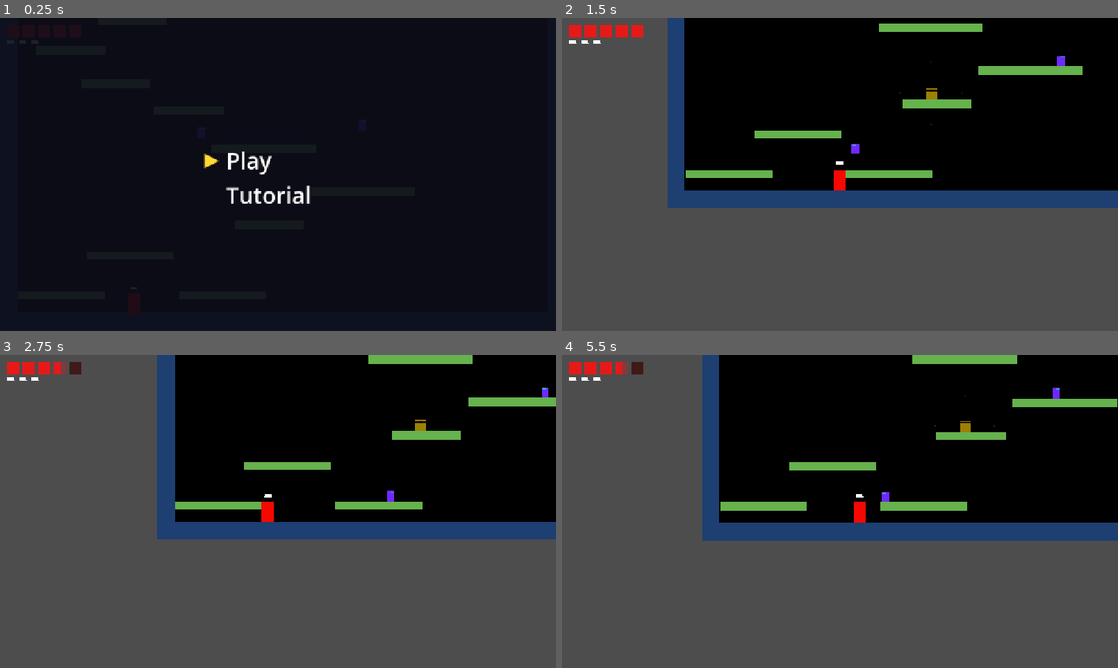
Above: before the commit, frames 1-4 (two rows, left to right).
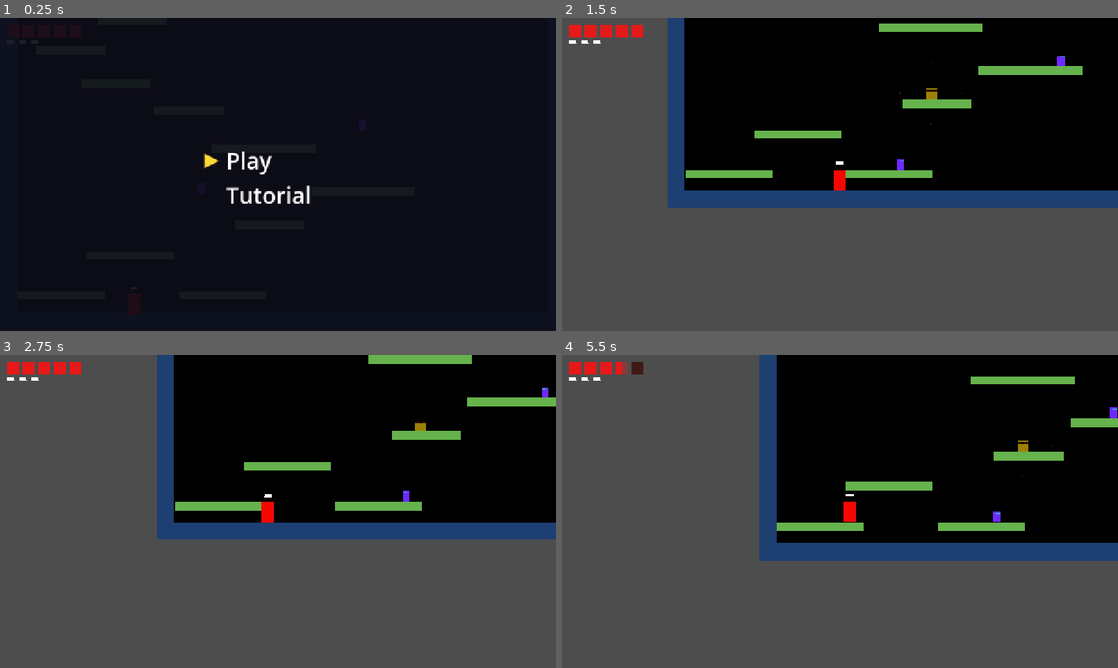
Above: after the commit, the same moments.

Repository: danngreen/fuzzy-world-2.0
Game: Godot game, scene res://scenes/main.tscn
The game is run twice, just before and just after one commit, with the same random seed, the same clock (stepped at 60 frames per second) and the same inputs.
Inputs:
- Up to frame 1 (0.25 s): no input
- Up to frame 2 (1.5 s): tap Enter at 0.5 s; hold Right (move_right) from 0.53 s (still down); tap Space (jump) at 0.77 s
- Up to frame 3 (2.75 s): tap Space (jump) at 1.52 s; release Right (move_right) at 2.03 s; hold Left (move_left) from 2.03 s (still down)
- Up to frame 4 (5.5 s): release Left (move_left) at 2.78 s; hold Right (move_right) 2.78-4.28 s; tap Space (jump) at 3.02, 3.77, 4.52 s; hold Left (move_left) 4.28-5.03 s; hold Right (move_right) from 5.03 s (still down)

The runs differ from the first frame. In frame 2, less than 0.1% of the frame differs, in the area x 52-62%, y 40-49%; in frame 3, 0.7%; in frame 4, 20%, in the area x 25-100%, y 0-66%.

Commit message:
Update levels

Diff:
--- a/scenes/level/level_01.tscn
+++ b/scenes/level/level_01.tscn
@@ -108,7 +108,7 @@
 platform_color = Color(0.113725, 0.247059, 0.447059, 1)
 
 [node name="PatrolEnemy1" parent="." instance=ExtResource("1_patrol")]
-position = Vector2(461, 268)
+position = Vector2(463, 396)
 
 [node name="PatrolEnemy2" parent="." instance=ExtResource("1_patrol")]
 position = Vector2(833, 250)
--- a/scenes/level/level_02.tscn
+++ b/scenes/level/level_02.tscn
@@ -4,7 +4,7 @@
 [ext_resource type="PackedScene" uid="uid://chase001" path="res://scenes/enemies/chase_enemy.tscn" id="2_chase"]
 [ext_resource type="PackedScene" uid="uid://platform001" path="res://scenes/platform/platform.tscn" id="3_platform"]
 [ext_resource type="PackedScene" uid="uid://portal001" path="res://scenes/portal/portal.tscn" id="4_5g03a"]
-[ext_resource type="PackedScene" uid="uid://0xeui2ohwqcf" path="res://scenes/level/level_04.tscn" id="5_fm2p5"]
+[ext_resource type="PackedScene" uid="uid://d1drtpyexheny" path="res://scenes/level/level_03.tscn" id="5_fm2p5"]
 [ext_resource type="PackedScene" uid="uid://bl73rv4wein64" path="res://scenes/platform/moving_platform.tscn" id="5_saf3a"]
 
 [node name="Level02" type="Node2D"]
--- a/scenes/level/level_03.tscn
+++ b/scenes/level/level_03.tscn
@@ -1,6 +1,7 @@
-[gd_scene load_steps=3 format=3 uid="uid://d1drtpyexheny"]
+[gd_scene load_steps=4 format=3 uid="uid://d1drtpyexheny"]
 
 [ext_resource type="PackedScene" uid="uid://platform001" path="res://scenes/platform/platform.tscn" id="1_2u4e0"]
+[ext_resource type="PackedScene" uid="uid://0xeui2ohwqcf" path="res://scenes/level/level_04.tscn" id="3_71jyh"]
 [ext_resource type="PackedScene" uid="uid://portal001" path="res://scenes/portal/portal.tscn" id="4_nt61i"]
 
 [node name="Level03" type="Node2D"]
@@ -37,6 +38,7 @@
 
 [node name="Portal" parent="." instance=ExtResource("4_nt61i")]
 position = Vector2(1236, 230)
+next_level = ExtResource("3_71jyh")
 
 [node name="Platform" parent="." instance=ExtResource("1_2u4e0")]
 position = Vector2(172, 608)
--- a/scenes/level/level_04.tscn
+++ b/scenes/level/level_04.tscn
@@ -1,8 +1,9 @@
-[gd_scene load_steps=4 format=3 uid="uid://0xeui2ohwqcf"]
+[gd_scene load_steps=5 format=3 uid="uid://0xeui2ohwqcf"]
 
 [ext_resource type="PackedScene" uid="uid://platform001" path="res://scenes/platform/platform.tscn" id="1_1e2li"]
 [ext_resource type="PackedScene" uid="uid://portal001" path="res://scenes/portal/portal.tscn" id="2_unacs"]
 [ext_resource type="PackedScene" uid="uid://bl73rv4wein64" path="res://scenes/platform/moving_platform.tscn" id="3_g0h51"]
+[ext_resource type="PackedScene" uid="uid://bq7lbockm1piu" path="res://scenes/level/level_05.tscn" id="3_unacs"]
 
 [node name="Level04" type="Node2D"]
 
@@ -38,6 +39,7 @@
 
 [node name="Portal" parent="." instance=ExtResource("2_unacs")]
 position = Vector2(638, -227)
+next_level = ExtResource("3_unacs")
 
 [node name="Platform" parent="." instance=ExtResource("1_1e2li")]
 position = Vector2(227, 612)
--- a/scenes/level/level_05.tscn
+++ b/scenes/level/level_05.tscn
@@ -1,9 +1,11 @@
-[gd_scene load_steps=5 format=3 uid="uid://bq7lbockm1piu"]
+[gd_scene load_steps=7 format=3 uid="uid://bq7lbockm1piu"]
 
 [ext_resource type="PackedScene" uid="uid://platform001" path="res://scenes/platform/platform.tscn" id="1_l07hu"]
 [ext_resource type="PackedScene" uid="uid://portal001" path="res://scenes/portal/portal.tscn" id="2_snf1a"]
+[ext_resource type="PackedScene" uid="uid://bl73rv4wein64" path="res://scenes/platform/moving_platform.tscn" id="3_dg1jq"]
 [ext_resource type="PackedScene" uid="uid://drone001" path="res://scenes/enemies/drone_guard.tscn" id="3_snf1a"]
 [ext_resource type="PackedScene" uid="uid://sentry001" path="res://scenes/enemies/sentry.tscn" id="4_dg1jq"]
+[ext_resource type="PackedScene" uid="uid://brr8lqwg4xfjc" path="res://scenes/enemies/dropper.tscn" id="6_dww84"]
 
 [node name="Level05" type="Node2D"]
 
@@ -15,7 +17,7 @@
 color = Color(0, 0, 0, 1)
 
 [node name="SpawnPoint" type="Marker2D" parent="."]
-position = Vector2(73, 635)
+position = Vector2(675, 413)
 
 [node name="Floor" parent="." instance=ExtResource("1_l07hu")]
 position = Vector2(641, 680)
@@ -46,18 +48,44 @@
 [node name="Platform3" parent="." instance=ExtResource("1_l07hu")]
 position = Vector2(473, 319)
 
+[node name="Platform5" parent="." instance=ExtResource("1_l07hu")]
+position = Vector2(643, 145)
+
 [node name="Platform2" parent="." instance=ExtResource("1_l07hu")]
 position = Vector2(594, 432)
+
+[node name="Platform4" parent="." instance=ExtResource("1_l07hu")]
+position = Vector2(754, 432)
 
 [node name="DroneGuard" parent="." instance=ExtResource("3_snf1a")]
 position = Vector2(399, 263)
 
 [node name="DroneGuard2" parent="." instance=ExtResource("3_snf1a")]
-position = Vector2(420, 505)
+position = Vector2(335, 468)
 
 [node name="DroneGuard3" parent="." instance=ExtResource("3_snf1a")]
 position = Vector2(790, 259)
 
 [node name="Sentry" parent="." instance=ExtResource("4_dg1jq")]
-position = Vector2(599, 407.925)
+position = Vector2(1010, 405)
 velocity = Vector2(40, 0)
+
+[node name="MovingPlatform" parent="." instance=ExtResource("3_dg1jq")]
+position = Vector2(666, 261)
+
+[node name="Dropper" parent="." instance=ExtResource("6_dww84")]
+position = Vector2(646, 448)
+
+[node name="Dropper4" parent="." instance=ExtResource("6_dww84")]
+position = Vector2(673, 161)
+drop_interval = 0.3
+
+[node name="Dropper2" parent="." instance=ExtResource("6_dww84")]
+position = Vector2(736, 448)
+drop_interval = 0.1
+drop_mode = 1
+
+[node name="Dropper3" parent="." instance=ExtResource("6_dww84")]
+position = Vector2(824, 448)
+drop_interval = 1.0
+drop_mode = 2
